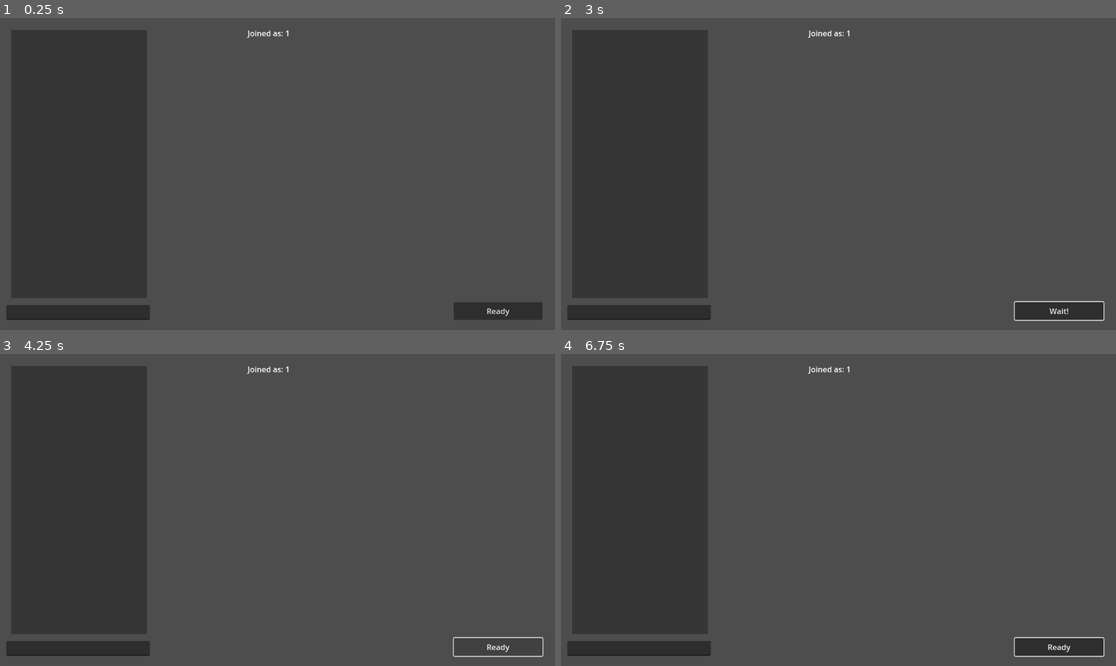
Above: before the commit, frames 1-4 (two rows, left to right).
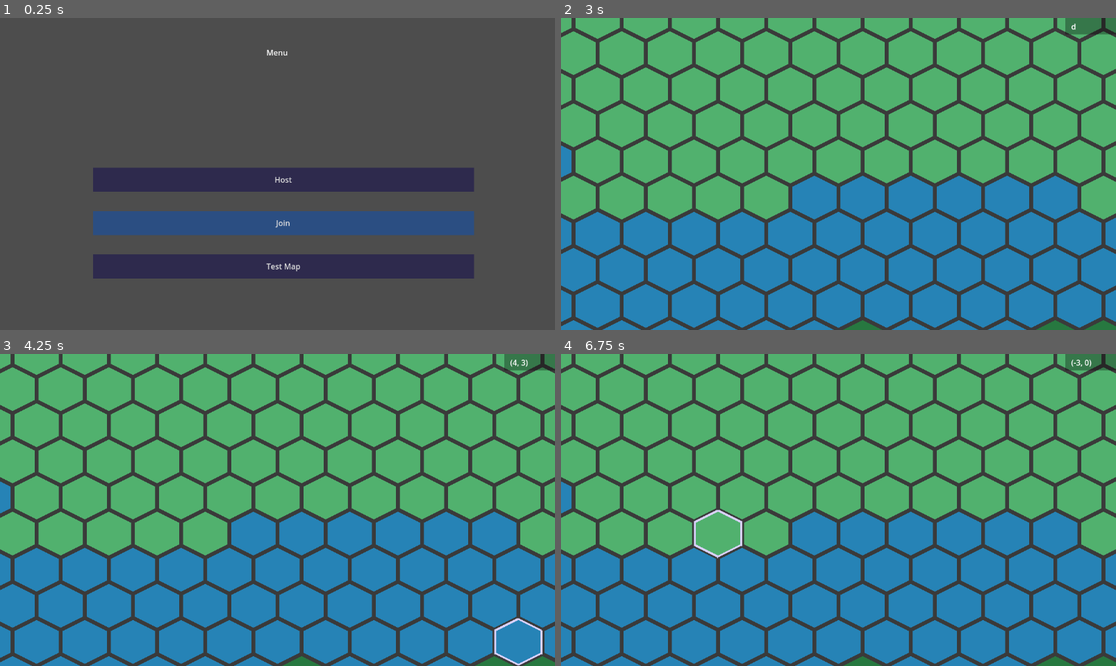
Above: after the commit, the same moments.

Repository: DragonCat4012/Shyv_Game
Game: Godot game, scene res://Scenes/Lobby/PeerView.tscn
The game is run twice, just before and just after one commit, with the same random seed, the same clock (stepped at 60 frames per second) and the same inputs. This scene is started directly instead of the project's main scene.
Inputs (mouse positions are in pixels of both pictures, inside the frame that each line leads up to):
- Up to frame 1 (0.25 s): no input
- Up to frame 2 (3 s): click (1060, 311) at 0.5 s, where only the run before the commit has a clickable "Ready"; click (1060, 311) at 1.25 s, where only the run before the commit has a clickable "Wait!"; click (1060, 311) at 2 s, where only the run before the commit has a clickable "Ready"; click (844, 267) at 2.75 s, where only the run after the commit has a clickable "Test Map"
- Up to frame 3 (4.25 s): click (499, 647) at 3.5 s, where only the run before the commit has a clickable "Wait!"
- Up to frame 4 (6.75 s): click (1060, 647) at 4.25 s, where only the run before the commit has a clickable "Ready"; click (1060, 647) at 5 s, where only the run before the commit has a clickable "Wait!"; tap Enter at 5.75 s; move the mouse to (960, 494) at 5.77 s; right-click (960, 494) at 5.85 s; tap Space at 6.5 s; move the mouse to (727, 525) at 6.52 s; click (727, 525) at 6.6 s

The runs differ from the first frame. In frame 1, 17% of the frame differs, in the area x 1-98%, y 4-97%; in frame 2, 84%; in frame 3, 84%; in frame 4, 84%, in the area x 0-100%, y 0-100%.

Commit message:
FIX disconnect from lobby

Diff:
--- a/GamManager.gd
+++ b/GamManager.gd
@@ -8,6 +8,7 @@
 var connected_peer_ids: Array[int] = []
 var ready_peer_ids: Array[int] = []
 var messages = {}
+var connected = false
 
 # Map
 var seed = 0
@@ -23,6 +24,7 @@
 			rpc_id(new_peer_id, "add_previously_connected_player_character", connected_peer_ids)
 			rpc_id(new_peer_id, "add_previously_send_messages", messages)
 			addPlayer(new_peer_id)
+			connected = true
 	)
 	multiplayer_peer.peer_disconnected.connect(
 		func(old_peer_id):
@@ -30,12 +32,43 @@
 			removePlayer(old_peer_id)
 	)
 
+
 func _on_join_pressed():
 	multiplayer_peer.create_client(Adress, Port)
 	multiplayer.multiplayer_peer = multiplayer_peer
 	print_signed("join with: ", multiplayer.get_unique_id())
 	print_signed("already joined players: ", multiplayer.get_peers())
 	connected_peer_ids.assign(multiplayer.get_peers())
+	connected = true # TODO move into connect callback
+	multiplayer_peer.peer_disconnected.connect (
+		func(e):
+			connected = false
+			print("welp disconnect")
+	)
+
+@rpc
+func _on_peer_disconnect(peerID):
+	print_signed("peer disconnected: ", peerID)
+	if peerID == multiplayer.get_unique_id(): # when disconnected from host
+		print("Server closed connection")
+		connected = false
+		multiplayer_peer.close()
+	removePlayer(peerID)
+
+func _diconnect():
+	connected = false
+	var id = multiplayer.get_unique_id()
+	multiplayer_peer.close()
+	rpc("_on_peer_disconnect", id)
+
+func _diconnect_all_peers_from_host():
+	for peer in connected_peer_ids:
+		rpc("_on_peer_disconnect", peer)
+		#OS.delay_msec(1000)
+		#multiplayer_peer.disconnect_peer(peer, false)
+
+	connected = false
+	multiplayer_peer.close()
 
 func addPlayer(peer_id):
 	connected_peer_ids.append(peer_id)
--- a/Global/SceneManager.gd
+++ b/Global/SceneManager.gd
@@ -1,6 +1,6 @@
 extends Node
 
-const MENUSCENE = "res://Global/SceneManager.gd"
+const MENUSCENE = "res://Scenes/menu.tscn"
 const HOSTSCENE = "res://Scenes/Lobby/hostView.tscn"
 const GAMESCENE = "res://Scenes/Game/map.tscn"
 const PEERSCENE = "res://Scenes/Lobby/PeerView.tscn"
--- /dev/null
+++ b/Graphics/Themes/deleteTheme.tres
@@ -0,0 +1,11 @@
+[gd_resource type="Theme" load_steps=3 format=3 uid="uid://ixv6thuip0t"]
+
+[sub_resource type="StyleBoxFlat" id="StyleBoxFlat_8lc4l"]
+bg_color = Color(0.95148, 0.482195, 0.449028, 1)
+
+[sub_resource type="StyleBoxFlat" id="StyleBoxFlat_b3n8a"]
+bg_color = Color(0.572179, 0.245624, 0.234265, 1)
+
+[resource]
+Button/styles/hover = SubResource("StyleBoxFlat_8lc4l")
+Button/styles/normal = SubResource("StyleBoxFlat_b3n8a")
--- a/Scenes/Lobby/PeerView.gd
+++ b/Scenes/Lobby/PeerView.gd
@@ -8,9 +8,11 @@
 var isReady = false
 
 func _process(delta):
-	peer_list.text = show_messages()#str(GamManager.connected_peer_ids)
+	if !GamManager.connected:
+		_exitScene()
+	peer_list.text = show_messages()
 	host_name.text = "Joined as: " + str(GamManager.multiplayer.get_unique_id())
-	isReady = GamManager.ready_peer_ids.has(multiplayer.get_unique_id())
+	isReady = GamManager.ready_peer_ids.has(GamManager.multiplayer.get_unique_id())
 	ready_button.text = "Wait!" if isReady else "Ready"
 
 func display_message(message):
@@ -33,3 +35,10 @@
 		LobbyManager.send_un_ready()
 	else:
 		LobbyManager.send_ready()
+
+func _on_exit_button_pressed():
+	GamManager._diconnect()
+	_exitScene()
+
+func _exitScene():
+	get_tree().change_scene_to_file(SceneManager.MENUSCENE)
--- a/Scenes/Lobby/PeerView.tscn
+++ b/Scenes/Lobby/PeerView.tscn
@@ -1,6 +1,7 @@
-[gd_scene load_steps=2 format=3 uid="uid://dhmj5fy61v608"]
+[gd_scene load_steps=3 format=3 uid="uid://dhmj5fy61v608"]
 
 [ext_resource type="Script" path="res://Scenes/Lobby/PeerView.gd" id="1_hqru8"]
+[ext_resource type="Theme" uid="uid://ixv6thuip0t" path="res://Graphics/Themes/deleteTheme.tres" id="2_vyrjh"]
 
 [node name="PeerView" type="Node2D"]
 script = ExtResource("1_hqru8")
@@ -20,7 +21,7 @@
 
 [node name="ColorRect" type="ColorRect" parent="."]
 offset_left = 23.0
-offset_top = 25.0
+offset_top = 90.0
 offset_right = 305.0
 offset_bottom = 582.0
 color = Color(0, 0, 0, 0.298039)
@@ -39,5 +40,14 @@
 offset_bottom = 627.0
 text = "Ready?"
 
+[node name="ExitButton" type="Button" parent="."]
+offset_left = 24.0
+offset_top = 23.0
+offset_right = 208.0
+offset_bottom = 60.0
+theme = ExtResource("2_vyrjh")
+text = "Exit"
+
 [connection signal="text_submitted" from="nameField" to="." method="_on_line_edit_text_submitted"]
 [connection signal="pressed" from="ReadyButton" to="." method="_on_ready_button_pressed"]
+[connection signal="pressed" from="ExitButton" to="." method="_on_exit_button_pressed"]
--- a/Scenes/Lobby/hostView.gd
+++ b/Scenes/Lobby/hostView.gd
@@ -30,3 +30,7 @@
 func _on_start_button_pressed():
 	var mapSeed = randi_range(0,9)
 	LobbyManager.start_game(mapSeed)
+
+func _on_exit_button_pressed():
+	GamManager._diconnect_all_peers_from_host()
+	get_tree().change_scene_to_file(SceneManager.MENUSCENE)
--- a/Scenes/Lobby/hostView.tscn
+++ b/Scenes/Lobby/hostView.tscn
@@ -1,11 +1,10 @@
-[gd_scene load_steps=2 format=3 uid="uid://vvn8fgobtq5o"]
+[gd_scene load_steps=3 format=3 uid="uid://vvn8fgobtq5o"]
 
 [ext_resource type="Script" path="res://Scenes/Lobby/hostView.gd" id="1_a783e"]
+[ext_resource type="Theme" uid="uid://ixv6thuip0t" path="res://Graphics/Themes/deleteTheme.tres" id="2_2qecq"]
 
 [node name="HostView" type="Node2D"]
 script = ExtResource("1_a783e")
-readyColor = null
-unreadyColor = null
 
 [node name="TitleLabel" type="Label" parent="."]
 offset_left = 557.0
@@ -42,4 +41,13 @@
 offset_bottom = 587.0
 text = "Start"
 
+[node name="ExitButton" type="Button" parent="."]
+offset_left = 24.0
+offset_top = 23.0
+offset_right = 208.0
+offset_bottom = 60.0
+theme = ExtResource("2_2qecq")
+text = "Exit"
+
 [connection signal="pressed" from="StartButton" to="." method="_on_start_button_pressed"]
+[connection signal="pressed" from="ExitButton" to="." method="_on_exit_button_pressed"]
